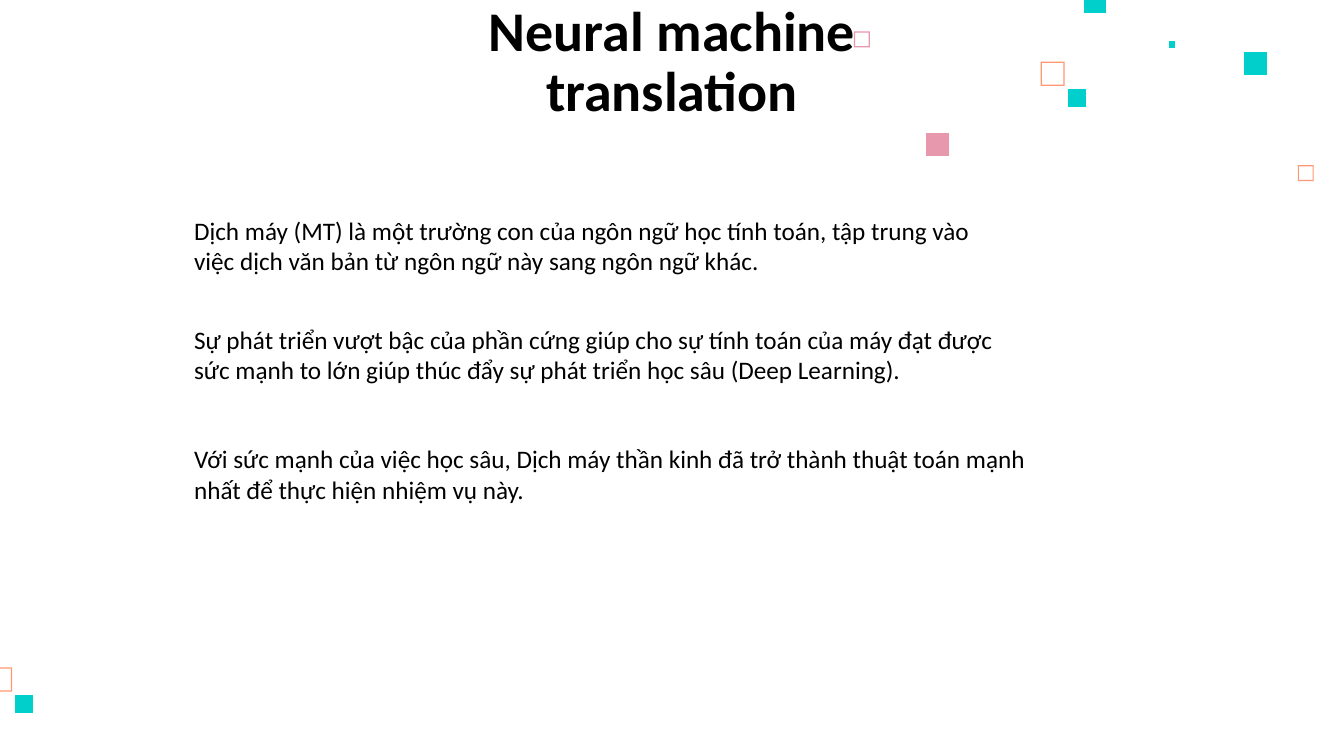
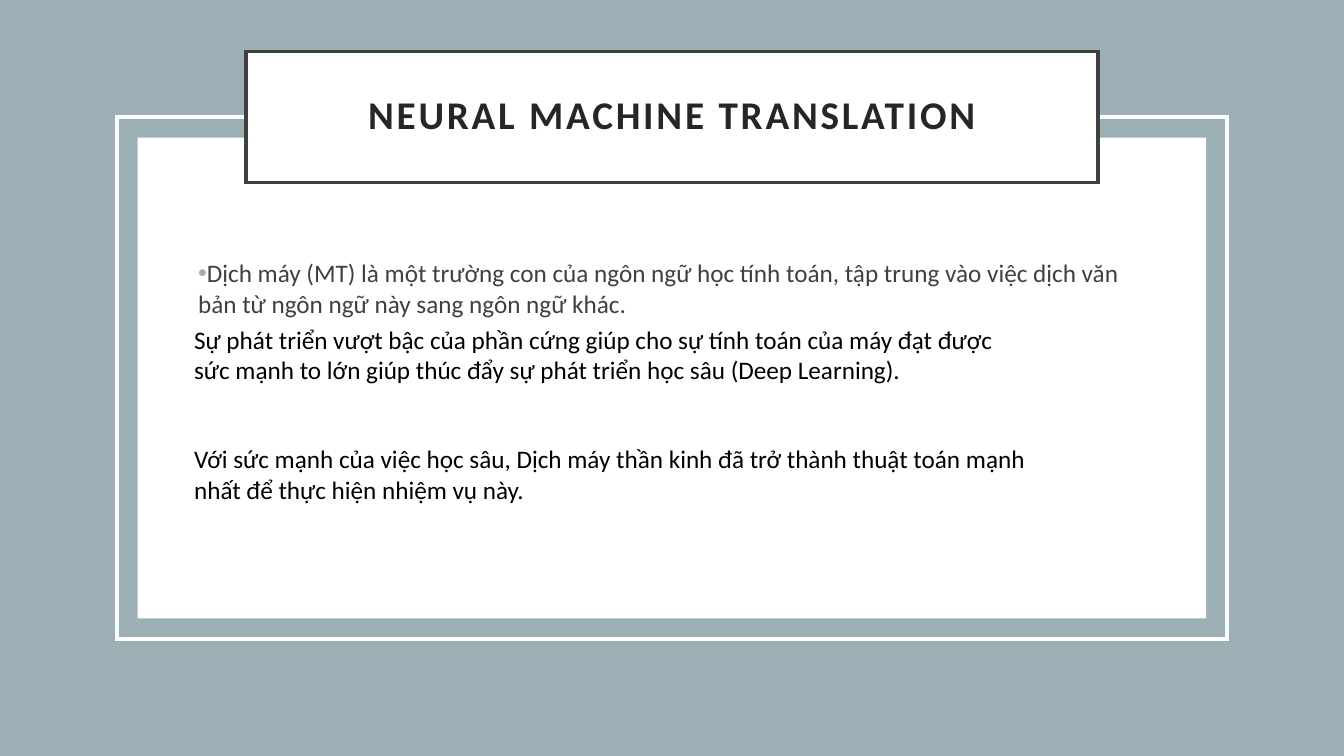
Before and after one commit to nmtri1912/kltn, a slide deck: slide 12 of Tài liệu/Presentation.pptx. Drawn at 1344x756 pixels with LibreOffice and Linux fonts; fonts in the diff are those of the drawing. Boxes give left, top, right and bottom in pixels: in the first picture for what was removed or moved away, otherwise in the second. Text is boxed around its words. In the diff, an @@ line names an element or a change of style, - is before the commit and + after.

```diff
--- a/Tài liệu/Presentation.pptx
+++ b/Tài liệu/Presentation.pptx
@@ rectangle added at [0,0,1344,756], fill #9BAFB5 @@
@@ freeform shape removed at [1084,0,1107,13] @@
@@ title "NEURAL MACHINE TRANSLATION": place and size @@
-title "NEURAL MACHINE TRANSLATION" at [489,11,855,112]
+title "NEURAL MACHINE TRANSLATION" at [246,51,1098,182]
@@ title "NEURAL MACHINE TRANSLATION" at [246,51,1098,182]: vertical alignment bottom to middle; fill none to #FFFFFF; outline none to #404040 2.5 pt @@
@@ freeform shape removed at [854,31,870,47] @@
@@ freeform shape removed at [1170,41,1177,47] @@
@@ freeform shape removed at [1244,52,1267,76] @@
@@ freeform shape removed at [1041,62,1065,86] @@
@@ rectangle added at [117,117,1227,639], outline #FFFFFF 2.5 pt @@
@@ title at [368,103,976,130]: text changed; size 40 to 28 pt; text colour #000000 to #262626 @@
-Neural machine translation
+NEURAL MACHINE TRANSLATION
@@ freeform shape removed at [1068,90,1086,108] @@
@@ rectangle added at [138,137,1207,618], fill #FFFFFF @@
@@ freeform shape removed at [926,133,949,156] @@
@@ freeform shape removed at [1299,165,1315,181] @@
@@ text "Dịch máy (MT) là một ...": place and size @@
-text "Dịch máy (MT) là một ..." at [194,221,968,275]
+text "Dịch máy (MT) là một ..." at [198,264,1118,318]
@@ text "Dịch máy (MT) là một ..." at [198,264,1118,318]: text colour #000000 to #404040; bullet none to •; more space between paragraphs @@
@@ text "Sự phát triển vượt bậc ..." at [194,329,992,384]: more space between paragraphs @@
@@ freeform shape removed at [0,667,12,692] @@
@@ freeform shape removed at [15,695,33,713] @@
```
Also in this commit, not shown: 15 other slides changed, 2 slides added, 2 slides removed, 2 other files.
